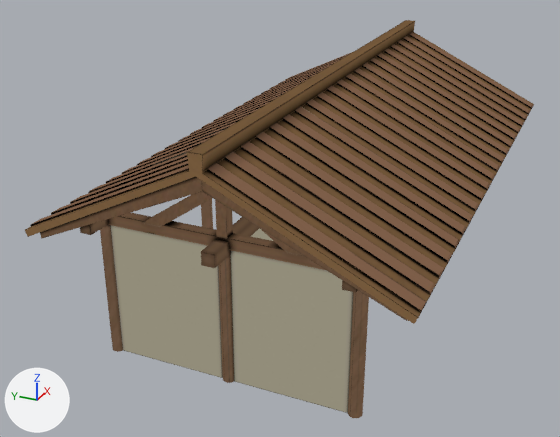
An edit to the glTF model assets/models/nanmon.glb, drawn before and after from the same camera.
One viewpoint serves both versions: a camera (50 mm lens) standing at (-20.0, -82.26, 8.69) and looking at (-2.76, -74.5, 0.08). The lights are fixed; the arrows at lower left show +X, +Y and +Z. The first picture is the older version. Where no turn or scale is listed for an object, it has been applied to the vertices.

Script lines for the objects in view, before the commit:
```python
me_nanmon = bpy.data.meshes.new('nanmon')
me_nanmon.from_pydata(...)  # 8340 vertices, 16526 faces; spans x -0.3..13.8, y -2.07..6.38, z -4.27..1.24
me_nanmon.materials.append(mat_nanmon)
ob_nanmon = bpy.data.objects.new('nanmon', me_nanmon)
ob_nanmon.location = (-8.45, -77.69, 2.79)
```
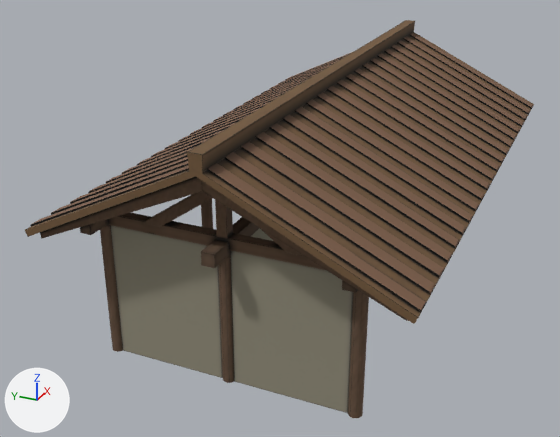
The newer file is also turned or shifted as a whole; pictures and numbers use the older file's frame.

The edits, one by one:
Material 'nanmon_mat' (mat_nanmon_mat) is new.
Its texture is img_nanmon.
Its roughness is 0.9.
me_nanmon has 8340 vertices, 16526 faces and spans x -0.3..13.8, y -2.07..6.38, z -4.27..1.24.
me_nanmon no longer uses material mat_nanmon.
me_nanmon gains material mat_nanmon_mat (picture img_nanmon).

Where the change shows, as pixel boxes (x1, y1, x2, y2) in the pictures (560 x 437 px):
'nanmon', recoloured: (25, 20, 531, 418) in both
